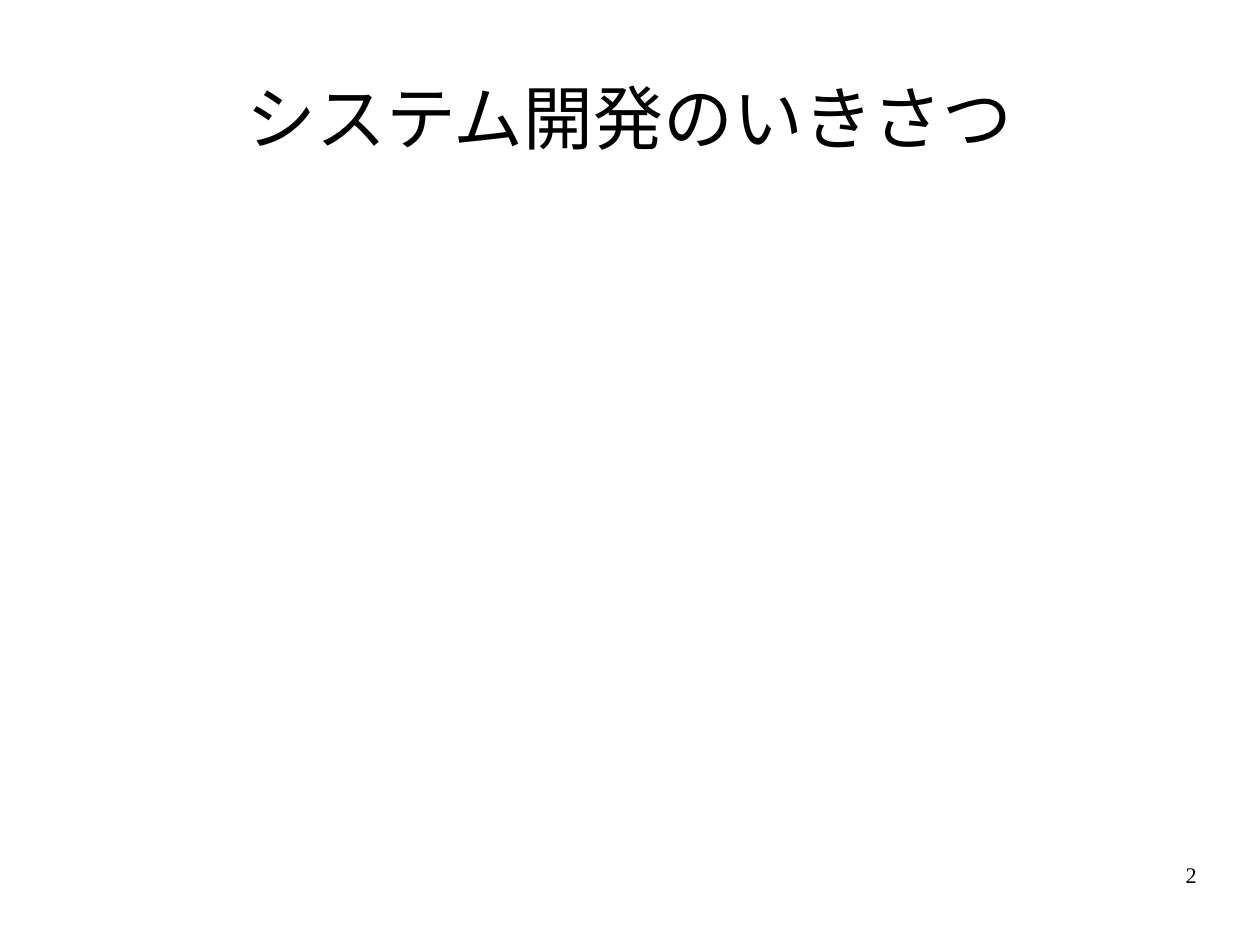
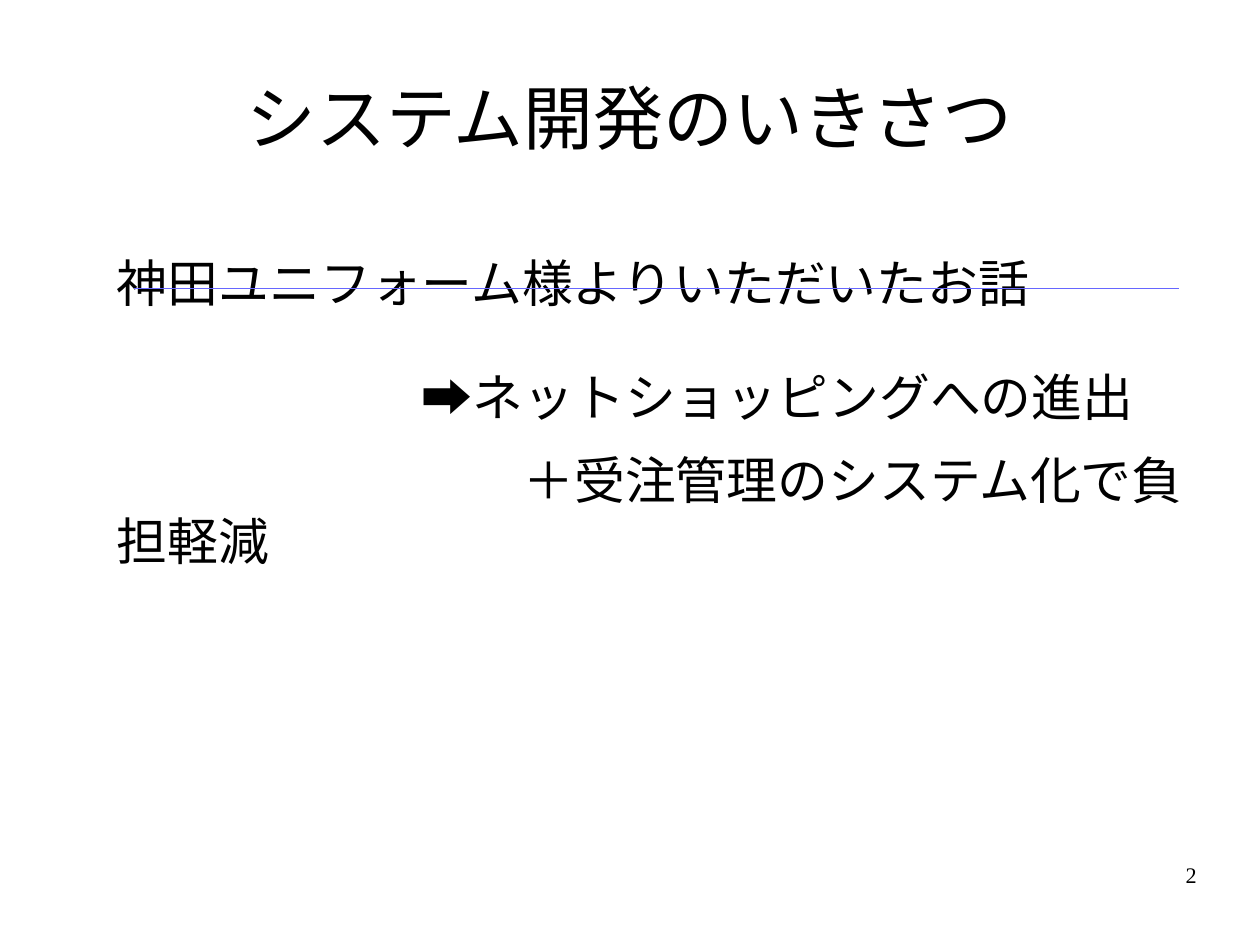
Before and after one commit to black1000/system, a slide deck: slide 2 of ユニフォームプレゼンテーション.odp. Drawn at 1260x945 pixels with LibreOffice and Linux fonts; fonts in the diff are those of the drawing. Boxes give left, top, right and bottom in pixels: in the first picture for what was removed or moved away, otherwise in the second. Text is boxed around its words. In the diff, an @@ line names an element or a change of style, - is before the commit and + after.

Commit message:
PPT更新

```diff
--- a/ユニフォームプレゼンテーション.odp
+++ b/ユニフォームプレゼンテーション.odp
@@ text added at <box>117,259,1183,503</box>, 32 pt, text #000000 @@
+神田ユニフォーム様よりいただいたお話
+➡ネットショッピングへの進出
+＋受注管理のシステム化で負担軽減
@@ line added from (135, 288) to (1179, 288), #6666FF 0 pt @@
```
